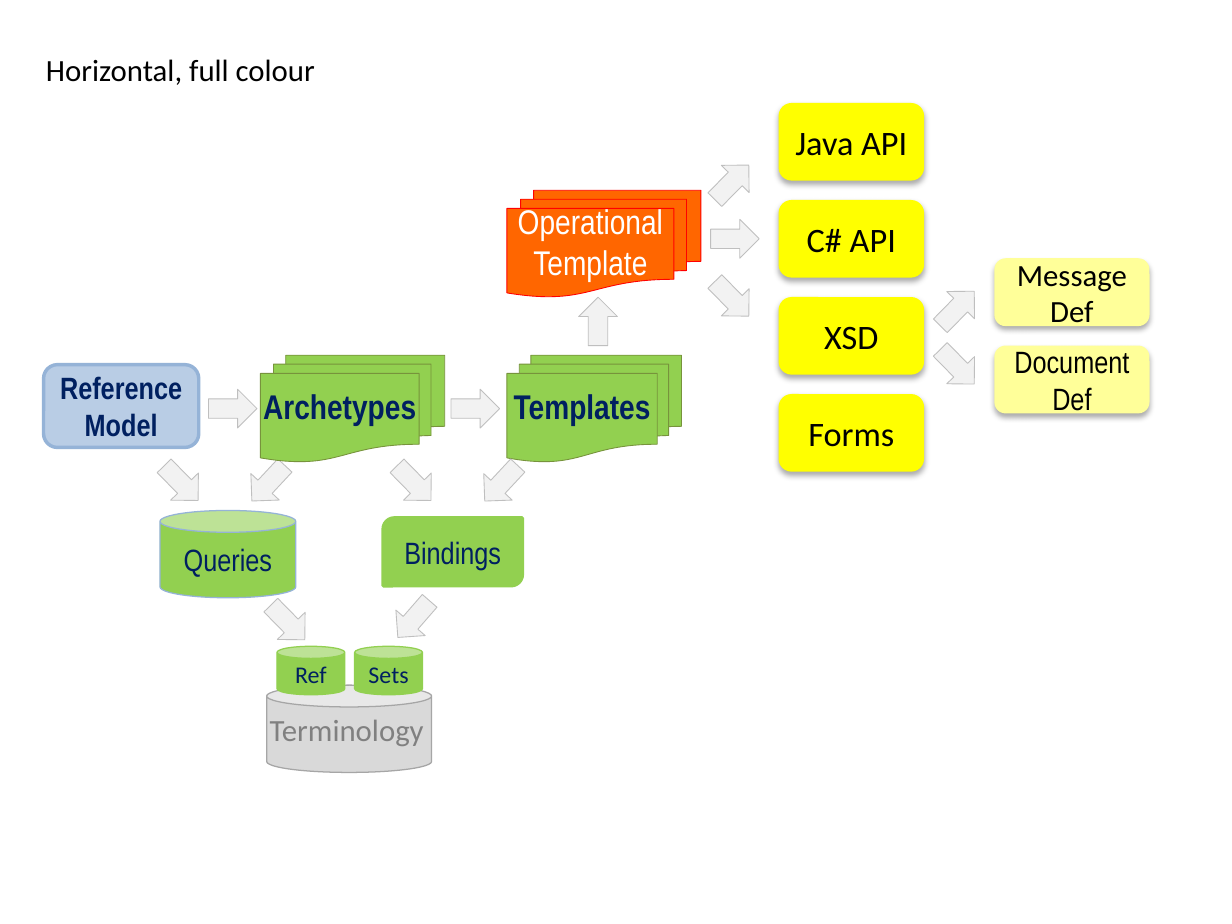
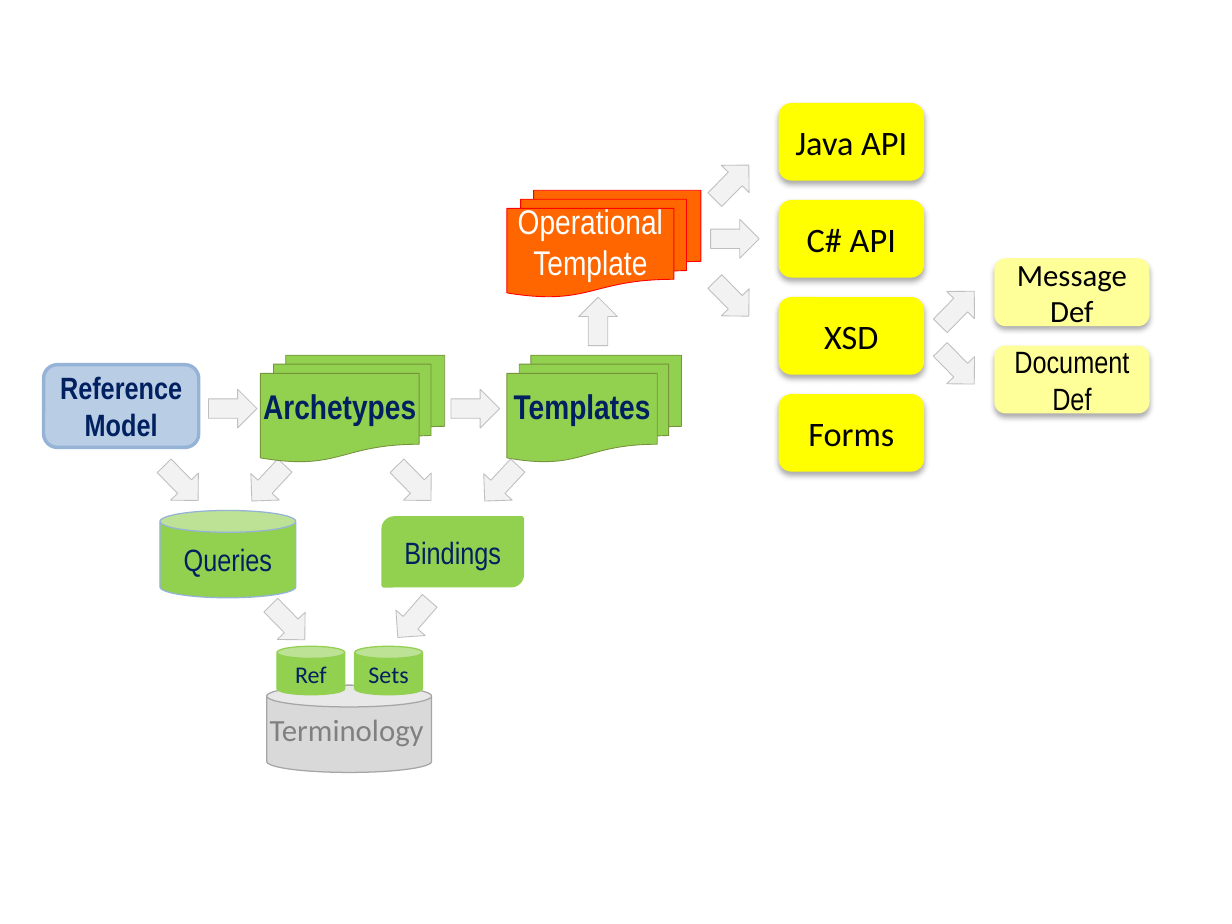
Before and after one commit to openEHR/openehr-website-php, a slide deck: slide 8 of files/diagrams/openEHR-diagrams.pptx (slide 14 before the commit). Drawn at 1232x924 pixels with LibreOffice and Linux fonts; fonts in the diff are those of the drawing. Boxes give left, top, right and bottom in pixels: in the first picture for what was removed or moved away, otherwise in the second. Text is boxed around its words. In the diff, an @@ line names an element or a change of style, - is before the commit and + after.

```diff
--- a/files/diagrams/openEHR-diagrams.pptx
+++ b/files/diagrams/openEHR-diagrams.pptx
@@ text removed at (x1=46, y1=59, x2=315, y2=85) @@
-Horizontal, full colour
```
Also in this commit, not shown: 6 other slides changed, 4 slides added, 9 slides removed, 3 other files.
